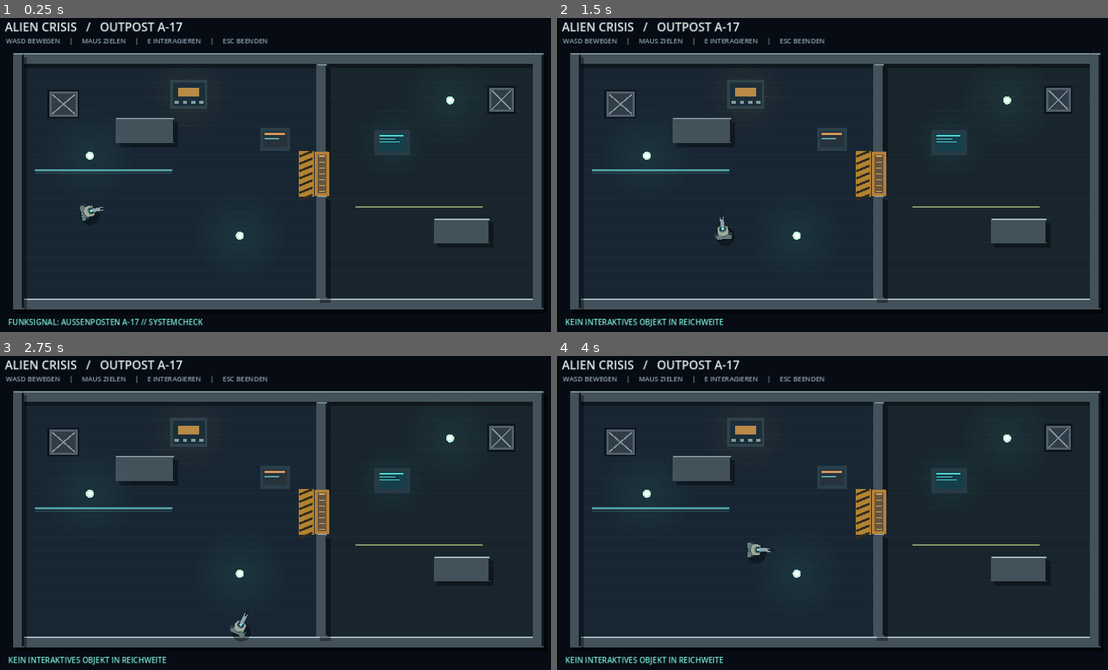
Above: before the commit, frames 1-4 (two rows, left to right).
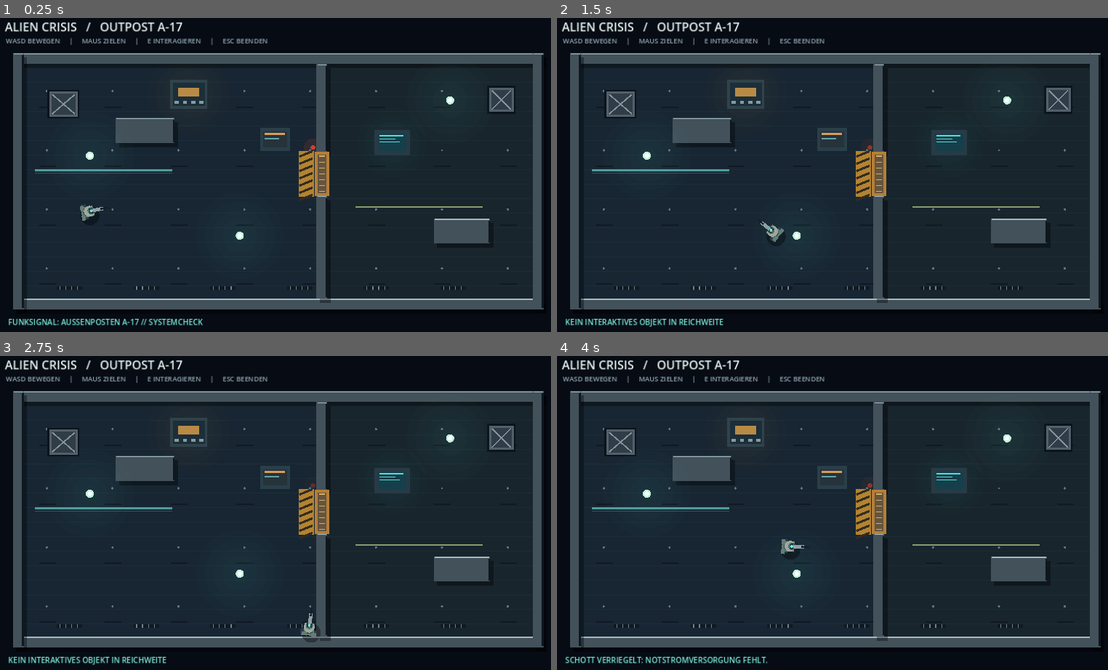
Above: after the commit, the same moments.

Repository: mihnenfeld/Project-Alien-Crisis
Game: Godot game, scene res://scenes/demo_outpost.tscn
Two runs of this game, one before a commit and one after it. Both use one fixed random seed, a clock stepped at 60 frames per second and the inputs below. This scene is started directly instead of the project's main scene.
Inputs (mouse positions are in pixels of both pictures, inside the frame that each line leads up to):
- Up to frame 1 (0.25 s): no input
- Up to frame 2 (1.5 s): tap Enter at 0.5 s; move the mouse to (964, 156) at 0.52 s; hold D (move_right) 0.53-1.28 s; hold Shift 0.53-1.28 s; move the mouse to (716, 187) at 1.27 s; hold S (move_down) from 1.28 s (still down); tap E (interact) at 1.35 s
- Up to frame 3 (2.75 s): tap Shift at 1.55 s; move the mouse to (336, 437) at 2.02 s; release S (move_down) at 2.03 s; hold D (move_right) from 2.03 s (still down); hold Shift from 2.03 s (still down)
- Up to frame 4 (4 s): move the mouse to (804, 575) at 2.77 s; release D (move_right) at 2.78 s; release Shift at 2.78 s; hold W (move_up) 2.78-3.53 s; tap Shift at 2.85 s; move the mouse to (1008, 560) at 3.52 s; hold A (move_left) from 3.53 s (still down); hold Shift from 3.53 s (still down); tap E (interact) at 3.6 s

The runs differ from the first frame. In frame 1, 0.2% of the frame differs, in the area x 8-93%, y 22-87%; in frame 2, 0.3%; in frame 3, 0.4%; in frame 4, 0.9%, in the area x 1-93%, y 22-99%.

Commit message:
Demo 0.5: Shift sprint, ambience detailing and raised prop drawing primitives

Diff:
--- a/scripts/demo_outpost.gd
+++ b/scripts/demo_outpost.gd
@@ -9,6 +9,8 @@
     Rect2(282,240,130,56), Rect2(982,462,124,55)
 ]
 const SPEED := 230.0
+const SPRINT_MULTIPLIER := 1.65
+var ambience_time: float = 0.0
 var player := Vector2(220, 447)
 var facing := 0.0
 var footsteps := 0.0
@@ -46,13 +48,15 @@
 
 func _physics_process(delta: float) -> void:
     var movement := Input.get_vector("move_left", "move_right", "move_up", "move_down")
-    var next := player + movement * SPEED * delta
+    var running: bool = Input.is_key_pressed(KEY_SHIFT)
+    var next := player + movement * SPEED * (SPRINT_MULTIPLIER if running else 1.0) * delta
     if not _blocked(Vector2(next.x, player.y)):
         player.x = next.x
     if not _blocked(Vector2(player.x, next.y)):
         player.y = next.y
     if movement.length() > 0.01:
-        footsteps += delta * 11.0
+        footsteps += delta * (18.0 if running else 11.0)
+    ambience_time += delta
     facing = (get_global_mouse_position() - player).angle()
     queue_redraw()
 
@@ -147,6 +151,7 @@
         draw_line(Vector2(80,y),Vector2(1200,y),Color(0.23,0.40,0.45,0.11),1)
     _surface("floor", Rect2(80, 122, 644, 516), 0.49)
     _surface("floor", Rect2(748, 122, 452, 516), 0.49)
+    _decorative_details()
     # Hazard stripes and floor markings.
     draw_rect(Rect2(685,314,34,100), Color("#b38330"))
     for y in range(314,415,16):
@@ -201,6 +206,36 @@
         if player.distance_to(target)<110:
             draw_arc(target,31,0,TAU,40,Color("#7af8d5"),2,true)
 
+func _decorative_details() -> void:
+    # Bolts, grates, cable lines and slowly pulsing warning beacon.
+    for x in range(130, 1150, 145):
+        for y in range(182, 610, 130):
+            draw_circle(Vector2(x, y), 2.5, Color("#61737d"))
+            draw_line(Vector2(x - 17, y + 35), Vector2(x + 20, y + 35), Color("#101923"), 3)
+    for i in range(6):
+        var px: float = 152.0 + i * 169.0
+        draw_rect(Rect2(px, 611, 56, 9), Color("#101a23"))
+        for j in range(4):
+            draw_line(Vector2(px + 7.0 + j * 13.0, 612), Vector2(px + 7.0 + j * 13.0, 619), Color("#70828a"), 2)
+    var pulse: float = 0.38 + 0.25 * sin(ambience_time * 4.0)
+    draw_circle(Vector2(716, 306), 20, Color(0.96, 0.28, 0.15, pulse * 0.20))
+    draw_circle(Vector2(716, 306), 5, Color(1.0, 0.29, 0.16, pulse + 0.15))
+
+func _raised_prop(area: Rect2, height_px: float, accent: Color) -> void:
+    # The rear face is displaced upward while all collision remains on the original footprint.
+    var top := Rect2(area.position - Vector2(0.0, height_px), area.size)
+    draw_rect(Rect2(area.position + Vector2(10, 8), area.size), Color(0, 0, 0, 0.28))
+    draw_colored_polygon(PackedVector2Array([
+        top.position + Vector2(top.size.x, 0),
+        top.end,
+        area.end,
+        area.position + Vector2(area.size.x, 0)
+    ]), Color("#182731"))
+    draw_rect(top, Color("#364b57"))
+    draw_rect(top.grow(-6), Color("#172d38"))
+    draw_rect(Rect2(top.position + Vector2(9, 8), Vector2(top.size.x - 18, 5)), accent)
+    draw_line(top.position, top.position + Vector2(top.size.x, 0), Color("#96aeb3"), 2)
+
 func _glow(pos:Vector2,color:Color,radius:int) -> void:
     for i in range(5,0,-1):
         draw_circle(pos,float(radius)*float(i)/5.0,Color(color.r,color.g,color.b,0.016))
